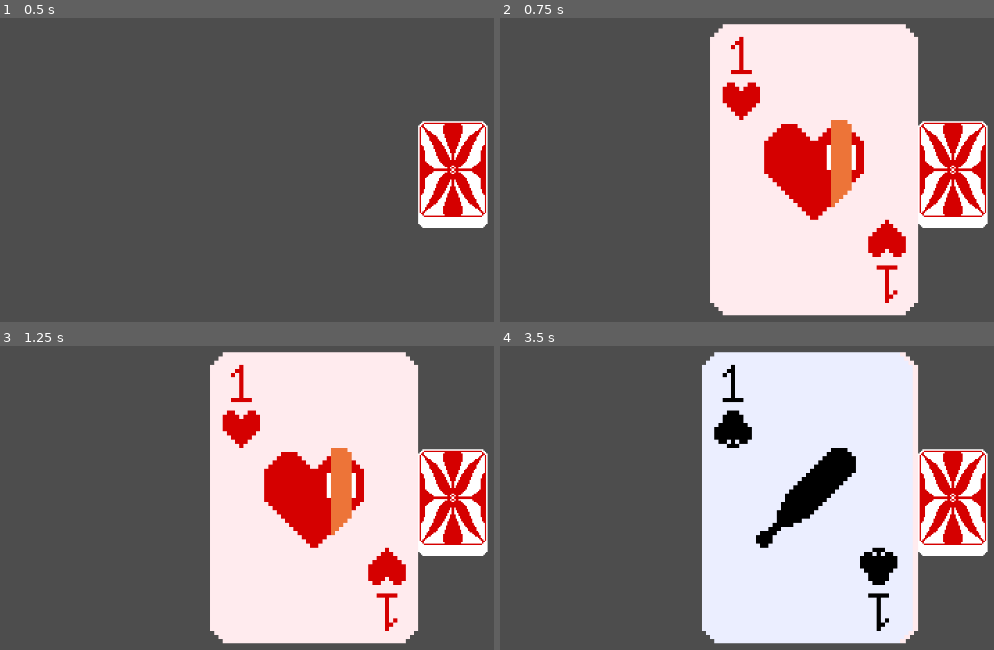
Above: before the commit, frames 1-4 (two rows, left to right).
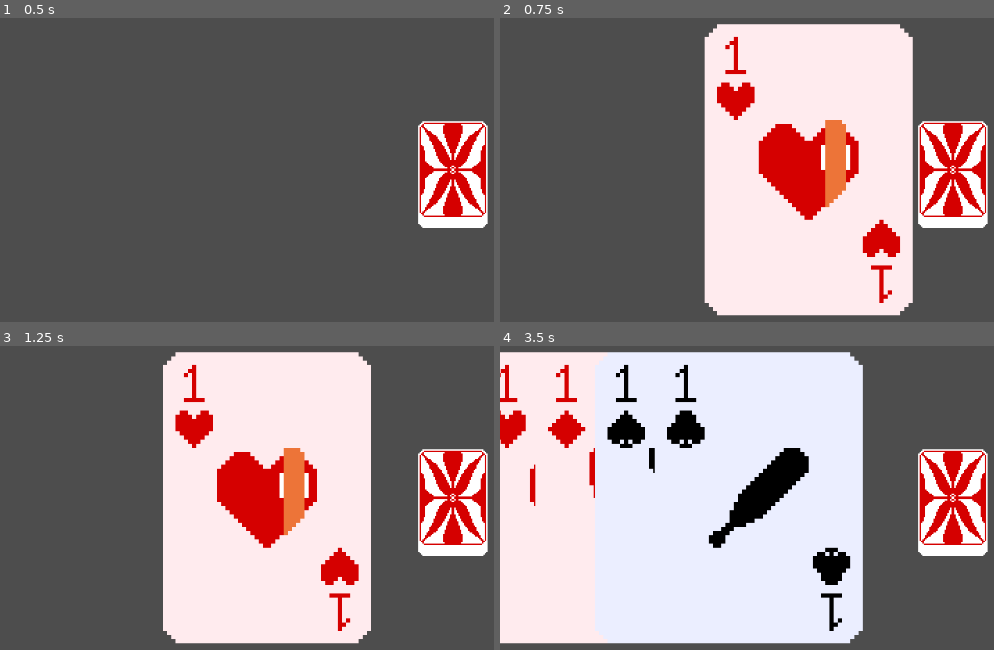
Above: after the commit, the same moments.

Repository: YouthHalo/The-Last-Hand
Game: Godot game, scene res://scenes/main.tscn
Two runs of this game, one before a commit and one after it. Both use one fixed random seed, a clock stepped at 60 frames per second and the inputs below.
Inputs (mouse positions are in pixels of both pictures, inside the frame that each line leads up to):
- Up to frame 1 (0.5 s): no input
- Up to frame 2 (0.75 s): tap Enter at 0.5 s; move the mouse to (outside the picture) at 0.52 s; click (outside the picture) at 0.67 s
- Up to frame 3 (1.25 s): no input
- Up to frame 4 (3.5 s): move the mouse to (742, 504) at 1.27 s; click (742, 504) at 1.42 s; move the mouse to (979, 382) at 2.02 s; click (979, 382) at 2.17 s; move the mouse to (860, 570) at 2.77 s; click (860, 570) at 2.92 s

Frame 1 is identical in both runs. In frame 2, 5.3% of the frame differs, in the area x 41-85%, y 1-99%; in frame 3, 26%; in frame 4, 56%, in the area x 0-85%, y 1-99%.

Commit message:
added symbols to cards, array rearrange

Diff:
--- a/scripts/card.gd
+++ b/scripts/card.gd
@@ -14,4 +14,6 @@
 
 # Called every frame. 'delta' is the elapsed time since the previous frame.
 func _process(delta: float) -> void:
-	pass
+	position.x -= 1
+	if(position.x < -300):
+		queue_free()
Not shown, changed: assets/cards/sprite_00.png.import
Not shown, changed: assets/cards/sprite_01.png.import
Not shown, changed: assets/cards/sprite_02.png.import
Not shown, changed: assets/cards/sprite_03.png.import
Binary file changed: assets/cards/sprite_04.png
Not shown, changed: assets/cards/sprite_04.png.import
Binary file changed: assets/cards/sprite_05.png
Not shown, changed: assets/cards/sprite_05.png.import
Binary file changed: assets/cards/sprite_06.png
Not shown, changed: assets/cards/sprite_06.png.import
Binary file changed: assets/cards/sprite_07.png
Not shown, changed: assets/cards/sprite_07.png.import
(and 103 more such lines)
